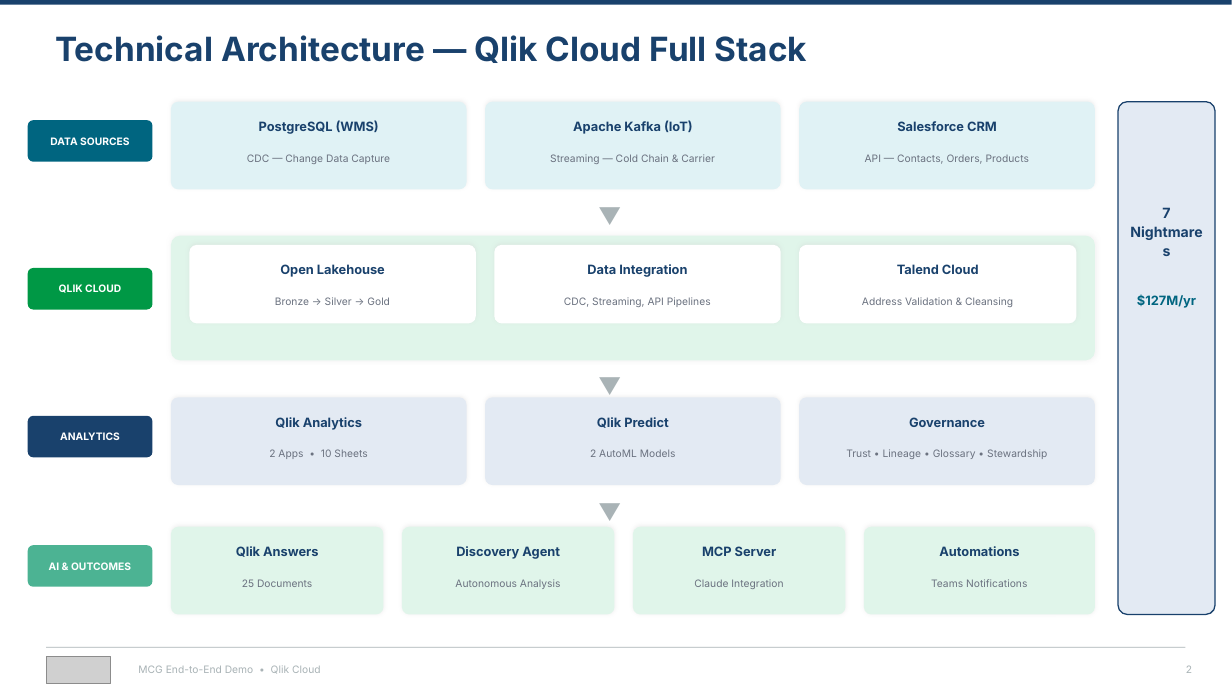
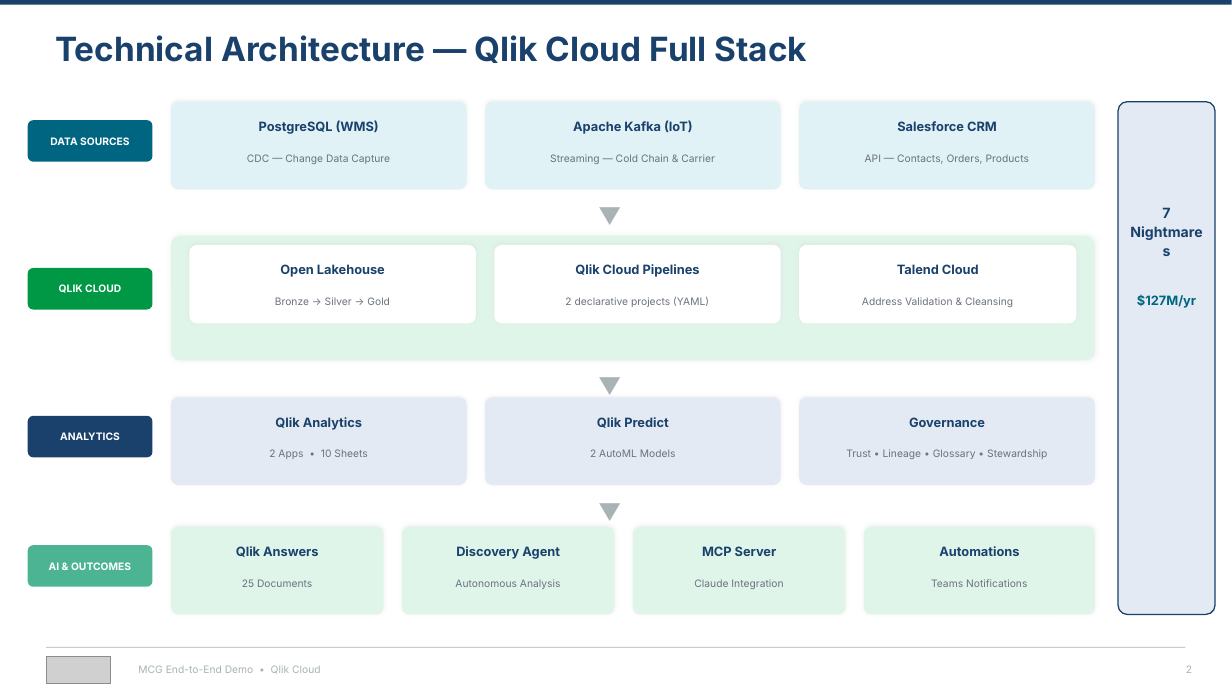
Before and after one commit to robertschoenfeldqlik/meridan_retail_group_qlik_demo_assets, a slide deck: slide 2 of MCG_Demo_Overview_Four_Stories.pptx. Drawn at 1232x693 pixels with LibreOffice and Linux fonts; fonts in the diff are those of the drawing; grey boxes stand for pictures. Boxes give left, top, right and bottom in pixels: in the first picture for what was removed or moved away, otherwise in the second. Text is boxed around its words. In the diff, an @@ line names an element or a change of style, - is before the commit and + after.

```diff
--- a/MCG_Demo_Overview_Four_Stories.pptx
+++ b/MCG_Demo_Overview_Four_Stories.pptx
@@ text at (x1=575, y1=264, x2=700, y2=277): text changed @@
-Data Integration
+Qlik Cloud Pipelines
@@ text at (x1=565, y1=297, x2=709, y2=307): text changed @@
-CDC, Streaming, API Pipelines
+2 declarative projects (YAML)
```
Also in this commit, not shown: 6 other slides changed, 19 other files.
